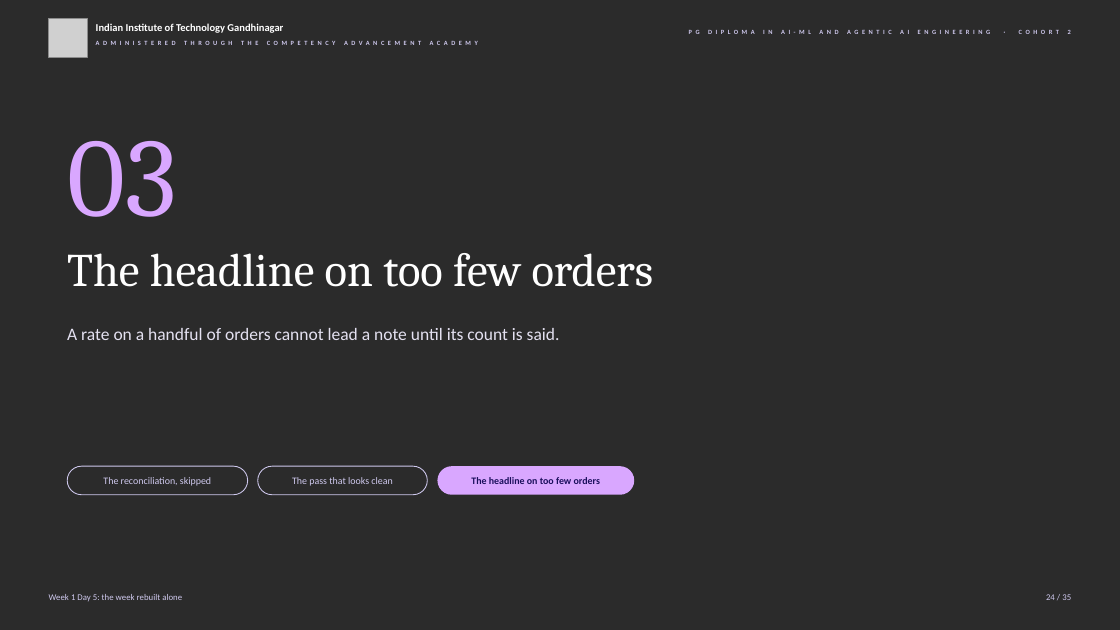
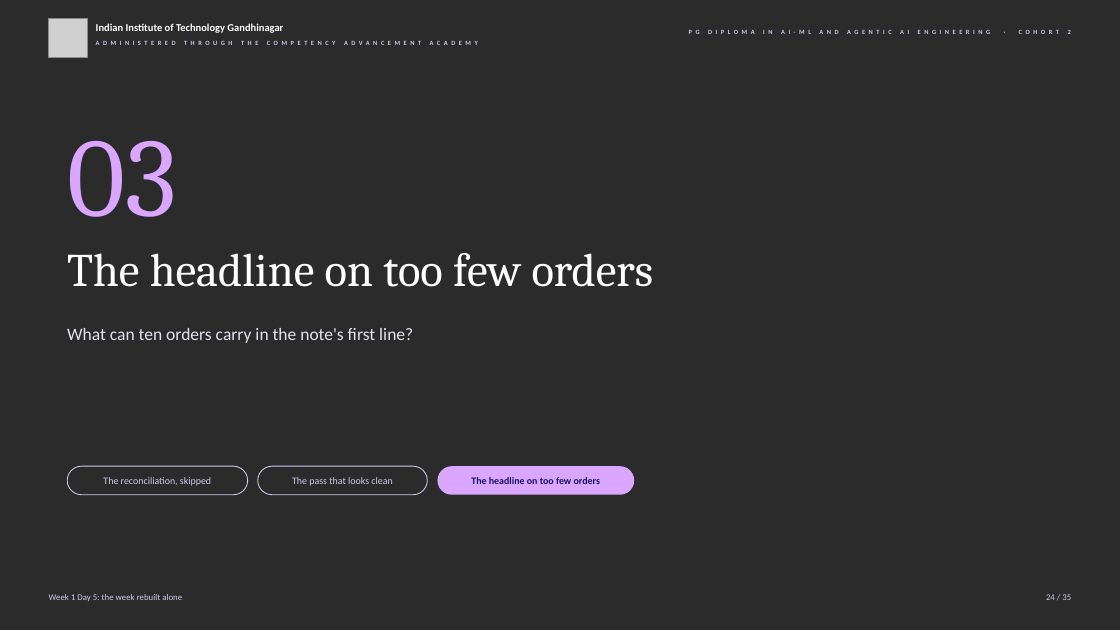
Before and after one commit to fde-academy-lab/c2-content-factory, a slide deck: slide 24 of content/W01/D5/slides/C2_W01_D05_debrief_STUDENT.pptx. Drawn at 1120x630 pixels with LibreOffice and Linux fonts; fonts in the diff are those of the drawing; grey boxes stand for pictures; background and template pictures are left out; a plain dark background stands for a picture behind light text. Boxes give left, top, right and bottom in pixels: in the first picture for what was removed or moved away, otherwise in the second. Text is boxed around its words. In the diff, an @@ line names an element or a change of style, - is before the commit and + after.

```diff
--- a/content/W01/D5/slides/C2_W01_D05_debrief_STUDENT.pptx
+++ b/content/W01/D5/slides/C2_W01_D05_debrief_STUDENT.pptx
@@ text at bbox=[67, 328, 413, 343]: text changed @@
-A rate on a handful of orders cannot lead a note until its count is said.
+What can ten orders carry in the note's first line?
```
Also in this commit, not shown: 2 other slides changed, 6 other files.
